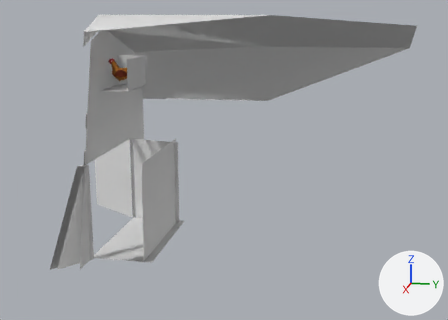
Two versions of the FBX model Assets/[BaifosFarm]/Escenario/Granero/Modelo/granero.fbx, one commit apart.
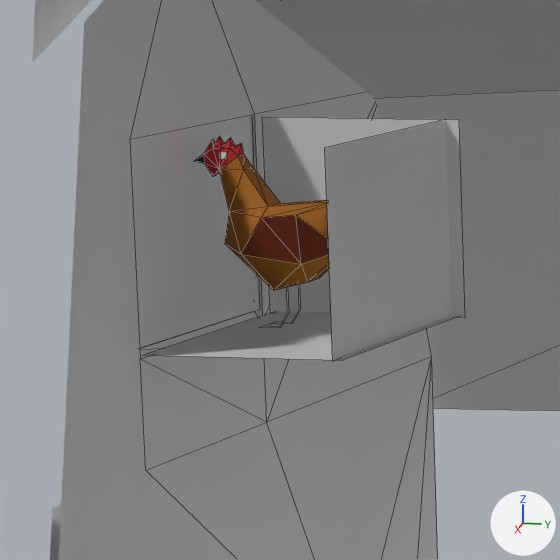
The first picture shows the older version from a 50 mm camera at (10.935, 4.33, 4.308) aimed at (0.167, 2.177, 1.616). The close-ups show both versions on the part from 17% to 36% of the width and 12% to 38% of the height of that picture; other places that the commit changed are outside them. Arrows for +X, +Y and +Z are at lower right; the lights stay in place. The close-ups show mesh edges as thin lines. Everything nearer to the camera than a plane just in front of the edit is cut away. Where no turn or scale is listed for an object, it has been applied to the vertices.

Objects in the first close-up: 'Base', 'Cuerpo', 'Marco', 'Techo', 'Ventana', 'int fondo ventana 1', 'int fondo ventana 2', 'int fondo ventana 3'.
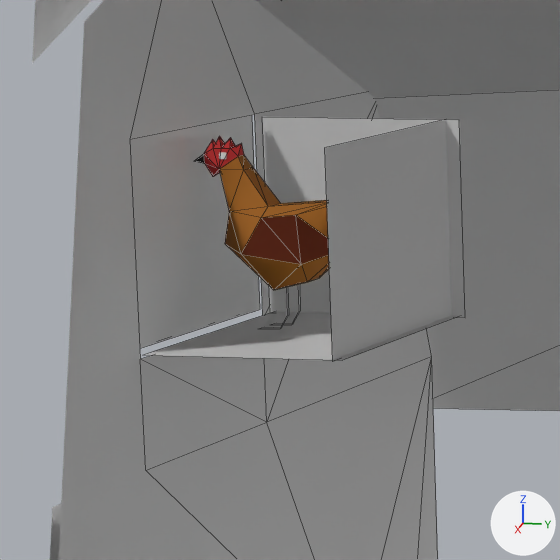
Boxes (x1, y1, x2, y2) around the edits, measured in the close-ups (560 x 560 px):
'Marco', reshaped (not visible afterwards)
    before: (140, 115, 262, 359)

Patch to the scene script:
```diff
--- a/Assets/[BaifosFarm]/Escenario/Granero/Modelo/granero.fbx.py
+++ b/Assets/[BaifosFarm]/Escenario/Granero/Modelo/granero.fbx.py
@@ me_mesh_022 @@
 me_mesh_022.from_pydata(...)  # 8 vertices, 8 faces; spans x -0.594..0.594, y 0.0, z -0.39..0.39
 # used by ob_marco; location = (0.185, 0.007, 3.169)
-me_mesh_022.vertices[4].co = (-0.435, 0.0, 0.275)
-me_mesh_022.vertices[5].co = (-0.435, 0.0, -0.275)  # pixel (254, 311)
-me_mesh_022.vertices[6].co = (0.435, 0.0, -0.275)
-me_mesh_022.vertices[7].co = (0.435, 0.0, 0.275)
+# me_mesh_022 part 1
+me_mesh_022.vertices[4].co = (-0.594, 0.0, 0.39)
+me_mesh_022.vertices[5].co = (-0.594, 0.0, -0.39)
+me_mesh_022.vertices[6].co = (0.594, 0.0, -0.39)
+me_mesh_022.vertices[7].co = (0.594, 0.0, 0.39)
```
